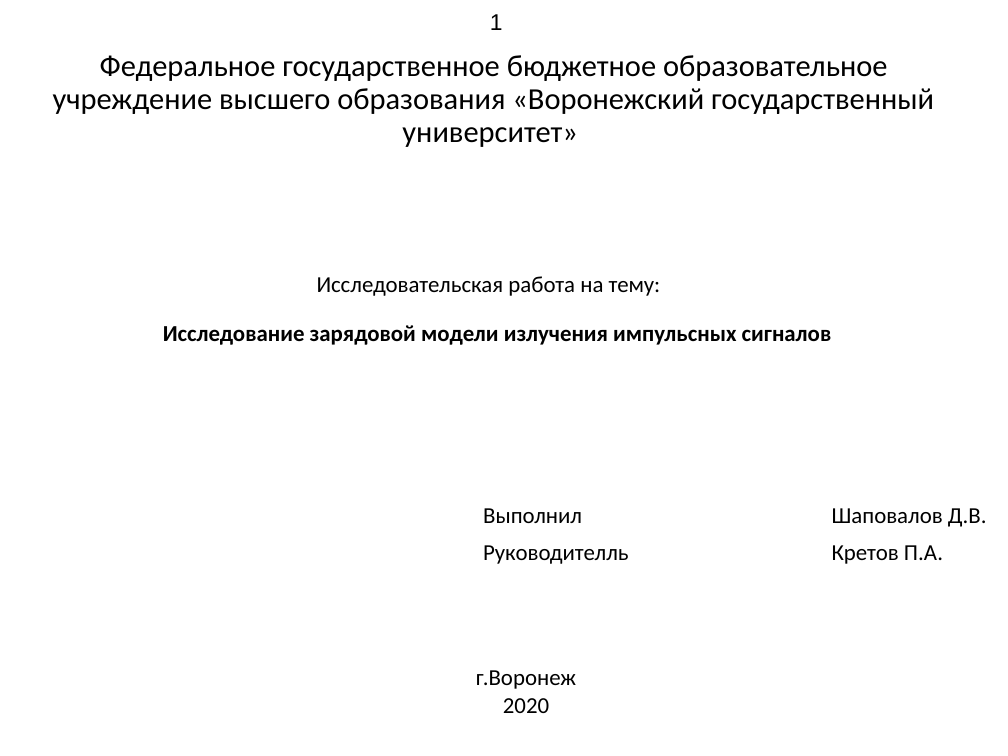
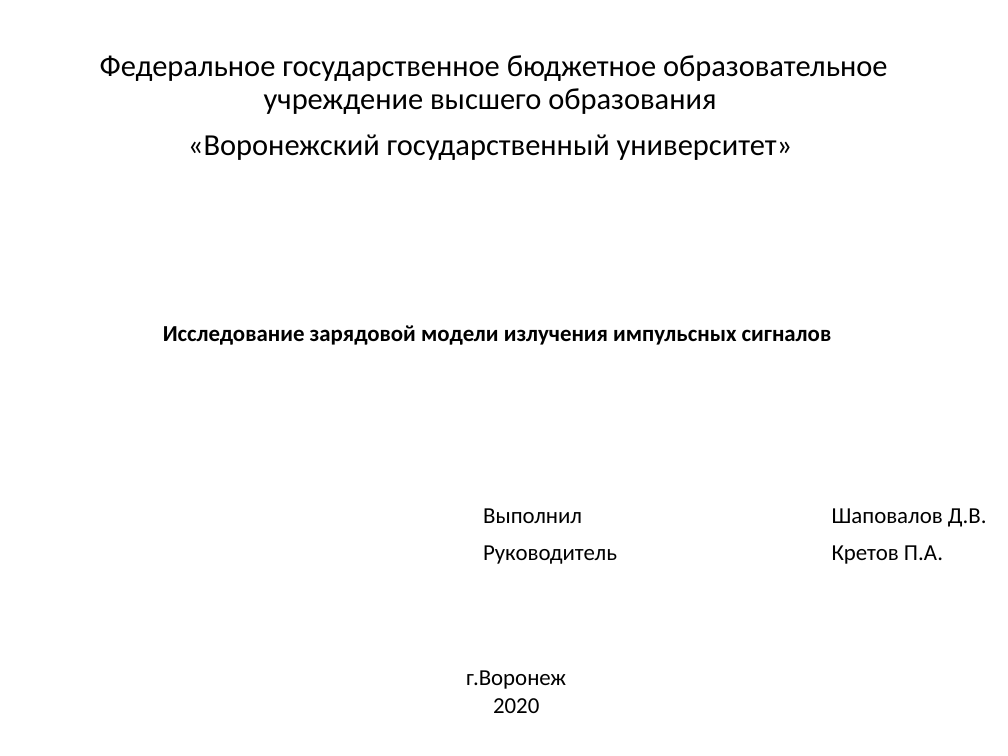
Before and after one commit to demanxd/Disser, a slide deck: slide 1 of Presentaition.odp. Drawn at 1008x756 pixels with LibreOffice and Linux fonts; fonts in the diff are those of the drawing. Boxes give left, top, right and bottom in pixels: in the first picture for what was removed or moved away, otherwise in the second. Text is boxed around its words. In the diff, an @@ line names an element or a change of style, - is before the commit and + after.

```diff
--- a/Presentaition.odp
+++ b/Presentaition.odp
@@ page number removed at bbox=[490, 14, 503, 30] @@
-1
@@ text at bbox=[100, 55, 888, 160]: text changed @@
-Федеральное государственное бюджетное образовательное учреждение высшего образования «Воронежский государственный университет»
+Федеральное государственное бюджетное образовательное учреждение высшего образования
+«Воронежский государственный университет»
@@ text removed at bbox=[317, 276, 661, 296] @@
-Исследовательская работа на тему:
@@ table at bbox=[474, 498, 998, 572] @@
-row 2, column 1: Руководителль
+row 2, column 1: Руководитель
@@ text "г.Воронеж": place and size @@
-text "г.Воронеж" at bbox=[476, 670, 576, 713]
+text "г.Воронеж" at bbox=[466, 670, 566, 713]
```
Also in this commit, not shown: 4 other slides changed, 3 slides added, 6 slides removed, 10 other files.
